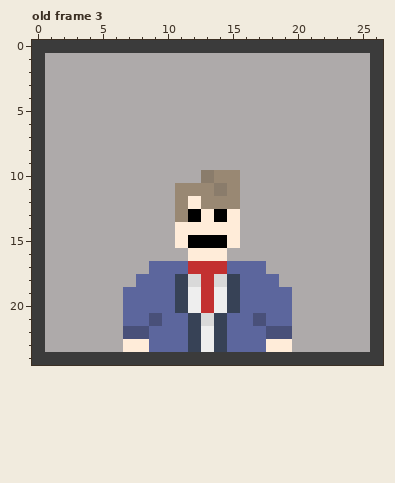
Two states of a pixel-art file, Assets/Sprites/DiktatorNewsBilder.aseprite. This is how it looked before the edit.
27x25 pixels, 3 frames. Colours within 5 levels of each other are drawn and written as one. Shown: old frame 3. The commit also changed other frames, which this record leaves out.
The result:
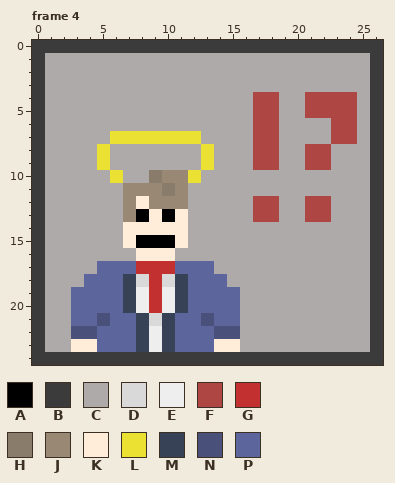
Palette (. is transparent): A #000000  B #3b3b3b  C #aeaaaa  D #d9d9d9  E #eeeeee  F #ae4743  G #c33030  H #8a7c6b  J #998873  K #ffecd9  L #eae132  M #374256  N #495079  P #5c669d
A new or re-ordered frame is compared with the old frame closest to it.
Message: Bugfixes und neue NewsBilder
From old to new:
frames 3 -> 5
Changed rows in their new state; - is an unchanged pixel.
Frame 4 is new; against old frame 3:
first column x 3:
 4 --------------FF--FFFF
 5 --------------FF--FFFF
 6 --------------FF----FF
 7 ---LLLLLLL----FF----FF
 8 --L-------L---FF--FF--
 9 --L-------L---FF--FF--
10 ---L--HJJLCCC---------
11 ----JJJH-CCCC---------
12 ----JKJJ-CCCC-FF--FF--
13 ----JAKAKCCCC-FF--FF--
14 ----KKKK-CCCC---------
15 ----KAAA-CCCC---------
16 -----KKK-CCC----------
17 --PPPGGG-PPCCCC-------
18 -PPPMDGD-PPPCCCC------
19 PPPPMEGE-PPPPCCCC-----
20 PPPPMEGE-PPPPCCCC-----
21 PPNP-MDM-PNP-CCCC-----
22 NNPPPMEM-PPNNCCCC-----
23 KKPPPMEM-PPKKCCCC-----
Where, in picture pixels (left, top, right, bottom), the same in both pictures:
changed: (71, 92, 357, 352)
